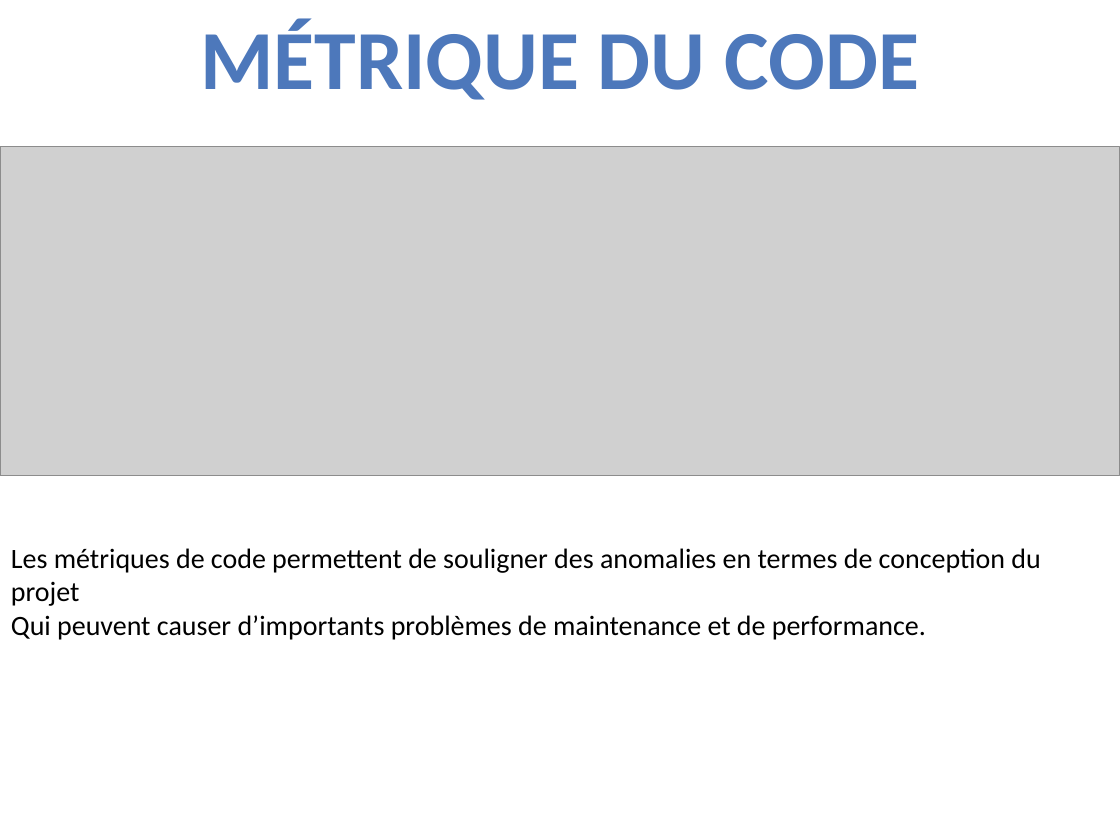
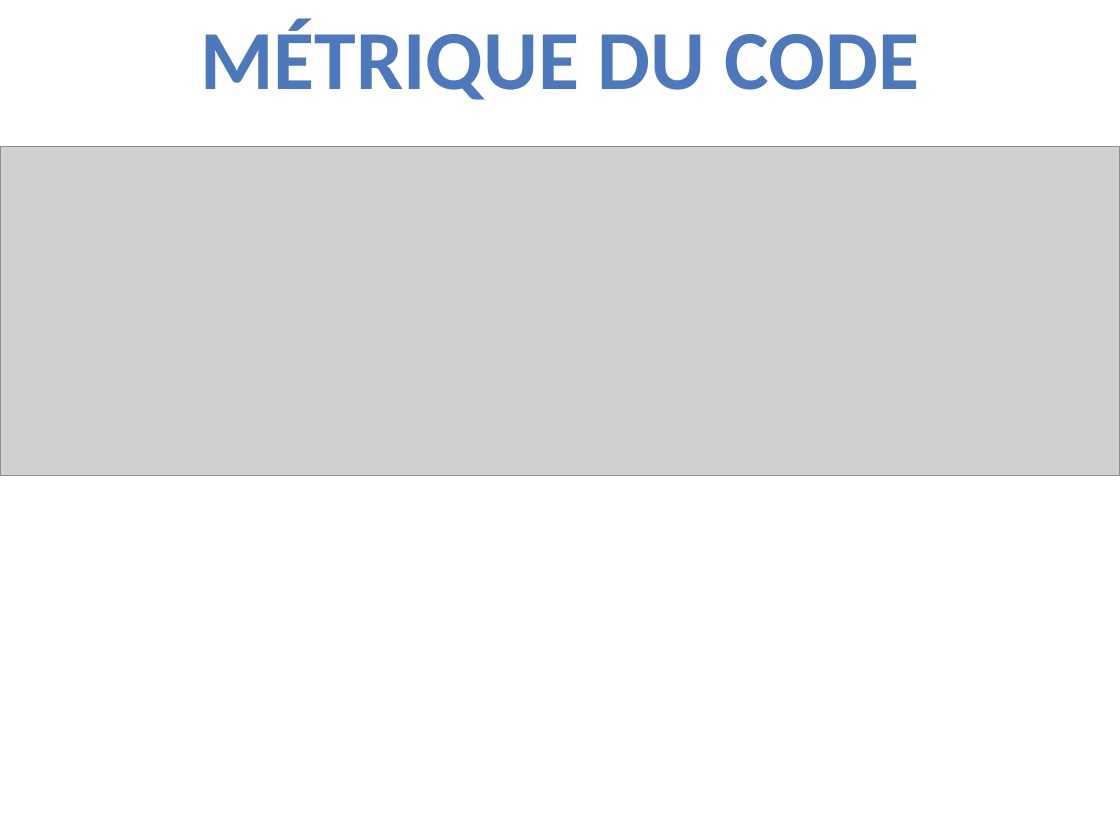
Before and after one commit to borisdagnon/C-StarsUP, a slide deck: slide 8 of PPE4.pptx (slide 13 before the commit). Drawn at 1120x840 pixels with LibreOffice and Linux fonts; fonts in the diff are those of the drawing; grey boxes stand for pictures. Boxes give left, top, right and bottom in pixels: in the first picture for what was removed or moved away, otherwise in the second. Text is boxed around its words. In the diff, an @@ line names an element or a change of style, - is before the commit and + after.

```diff
--- a/PPE4.pptx
+++ b/PPE4.pptx
@@ text removed at box(11, 548, 1040, 640) @@
-Les métriques de code permettent de souligner des anomalies en termes de conception du projet
-Qui peuvent causer d’importants problèmes de maintenance et de performance.
```
Also in this commit, not shown: 2 other slides changed, 3 slides added, 7 slides removed, 44 other files.
